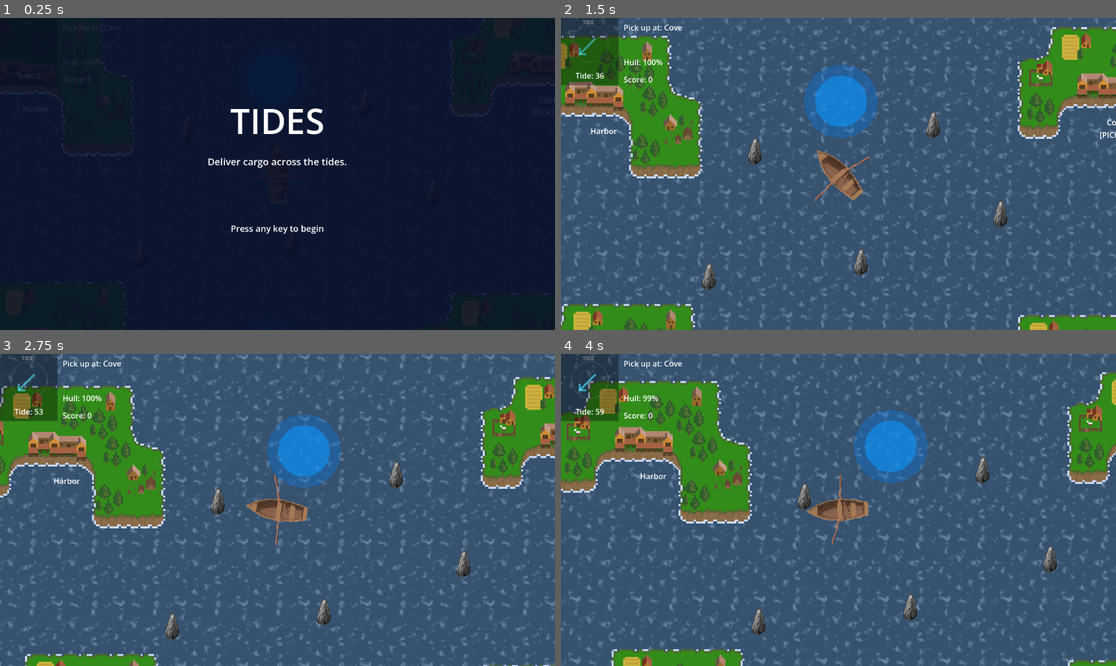
Above: before the commit, frames 1-4 (two rows, left to right).
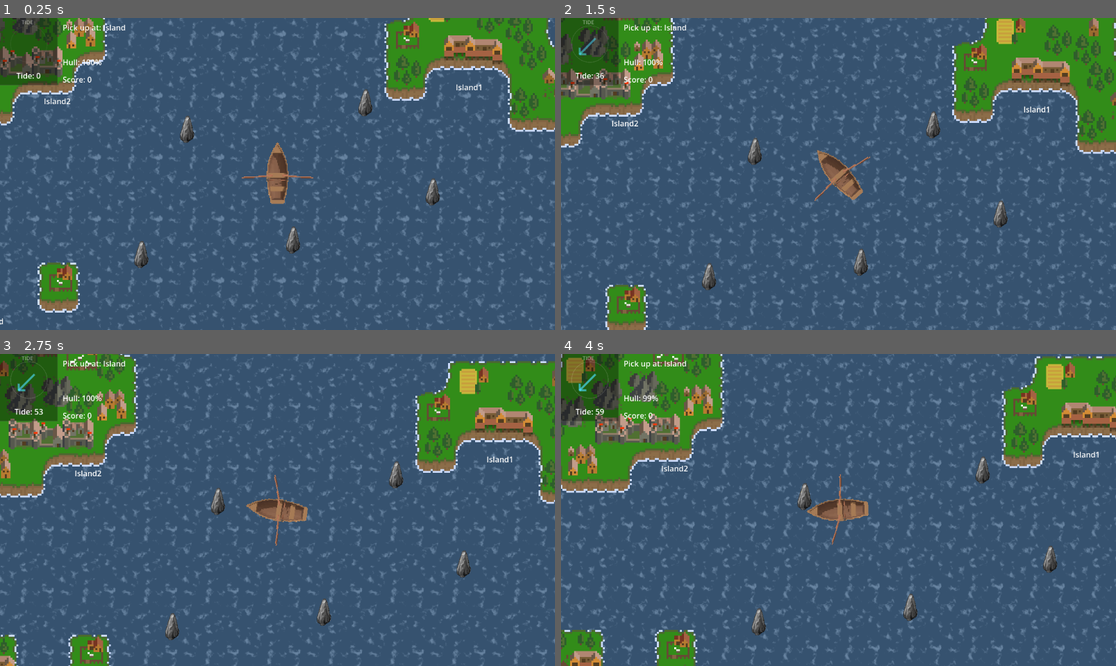
Above: after the commit, the same moments.

Repository: Sealeft/TidesJam
Game: Godot game, scene res://Scenes/world.tscn
The game is run twice, just before and just after one commit, with the same random seed, the same clock (stepped at 60 frames per second) and the same inputs. The engine's default icon, where the game draws it, is replaced by a stand-in: a white triangle on a blue panel in a dark square.
Inputs (mouse positions are in pixels of both pictures, inside the frame that each line leads up to):
- Up to frame 1 (0.25 s): no input
- Up to frame 2 (1.5 s): tap Enter at 0.5 s; move the mouse to (960, 158) at 0.52 s; hold D (move_right) 0.53-1.25 s; click (960, 158) at 0.67 s; drag from (727, 189) to (838, 96) at 1.27 s
- Up to frame 3 (2.75 s): move the mouse to (333, 441) at 2.02 s; hold D (move_right) from 2.03 s (still down)
- Up to frame 4 (4 s): release D (move_right) at 2.75 s; drag from (810, 572) to (672, 463) at 2.77 s; move the mouse to (1005, 556) at 3.52 s; hold A (move_left) from 3.53 s (still down)

The runs differ from the first frame. In frame 1, 100% of the frame differs, in the area x 0-100%, y 0-100%; in frame 2, 30%; in frame 3, 30%; in frame 4, 31%.

Commit message:
Unique Islands

Diff:
--- a/tides-jam/Scenes/Island.tscn
+++ b/tides-jam/Scenes/Island.tscn
@@ -1,7 +1,6 @@
 [gd_scene format=3 uid="uid://deixh30fjhnhv"]
 
 [ext_resource type="Script" uid="uid://bsev4irdxtuku" path="res://Scenes/island.gd" id="1_isl00"]
-[ext_resource type="Texture2D" uid="uid://c4bg5s7f6t618" path="res://Art/IslandSprite1.png" id="2_3es8w"]
 
 [sub_resource type="CircleShape2D" id="CircleShape2D_0"]
 radius = 82.006096
@@ -11,7 +10,6 @@
 
 [node name="Sprite2D" type="Sprite2D" parent="." unique_id=657449277]
 scale = Vector2(4, 4)
-texture = ExtResource("2_3es8w")
 
 [node name="Body" type="StaticBody2D" parent="." unique_id=1038371373]
 
--- /dev/null
+++ b/tides-jam/Scenes/Islands/Island1.tscn
@@ -0,0 +1,48 @@
+[gd_scene format=3 uid="uid://cknog38yt3v5u"]
+
+[ext_resource type="PackedScene" uid="uid://deixh30fjhnhv" path="res://Scenes/Island.tscn" id="1_gbxhm"]
+[ext_resource type="Texture2D" uid="uid://c4bg5s7f6t618" path="res://Art/IslandSprite1.png" id="2_xkesb"]
+
+[sub_resource type="RectangleShape2D" id="RectangleShape2D_gbxhm"]
+size = Vector2(333, 96)
+
+[sub_resource type="RectangleShape2D" id="RectangleShape2D_xkesb"]
+size = Vector2(144, 155)
+
+[sub_resource type="RectangleShape2D" id="RectangleShape2D_2lq4q"]
+size = Vector2(77, 61)
+
+[sub_resource type="RectangleShape2D" id="RectangleShape2D_e8ec8"]
+size = Vector2(272, 73)
+
+[node name="Island" unique_id=330354515 instance=ExtResource("1_gbxhm")]
+island_name = "Island1"
+
+[node name="Sprite2D" parent="." index="0" unique_id=657449277]
+texture = ExtResource("2_xkesb")
+
+[node name="CollisionShape2D" type="CollisionShape2D" parent="Body" parent_id_path=PackedInt32Array(1038371373) index="0" unique_id=767997807]
+position = Vector2(-31.5, -16)
+shape = SubResource("RectangleShape2D_gbxhm")
+
+[node name="CollisionShape2D2" type="CollisionShape2D" parent="Body" parent_id_path=PackedInt32Array(1038371373) index="1" unique_id=1016311814]
+position = Vector2(125, 77.5)
+shape = SubResource("RectangleShape2D_xkesb")
+
+[node name="CollisionShape2D3" type="CollisionShape2D" parent="Body" parent_id_path=PackedInt32Array(1038371373) index="2" unique_id=2001507716]
+position = Vector2(-159.5, 60.5)
+shape = SubResource("RectangleShape2D_2lq4q")
+
+[node name="CollisionShape2D4" type="CollisionShape2D" parent="Body" parent_id_path=PackedInt32Array(1038371373) index="3" unique_id=536999695]
+position = Vector2(0, -99.5)
+shape = SubResource("RectangleShape2D_e8ec8")
+
+[node name="DockZone" parent="." index="2" unique_id=2123998792]
+visible = true
+position = Vector2(-23, 57)
+
+[node name="StatusLabel" parent="." index="3" unique_id=854552533]
+offset_left = -98.0
+offset_top = 56.0
+offset_right = 42.0
+offset_bottom = 86.0
--- /dev/null
+++ b/tides-jam/Scenes/Islands/Island2.tscn
@@ -0,0 +1,48 @@
+[gd_scene format=3 uid="uid://s0wvebi88b0u"]
+
+[ext_resource type="PackedScene" uid="uid://deixh30fjhnhv" path="res://Scenes/Island.tscn" id="1_887v2"]
+[ext_resource type="Texture2D" uid="uid://dtfdbnjk6mrlp" path="res://Art/IslandSprite2.png" id="2_m378q"]
+
+[sub_resource type="RectangleShape2D" id="RectangleShape2D_m378q"]
+size = Vector2(336, 161)
+
+[sub_resource type="RectangleShape2D" id="RectangleShape2D_d7at8"]
+size = Vector2(333, 164)
+
+[sub_resource type="RectangleShape2D" id="RectangleShape2D_4nmkg"]
+size = Vector2(208, 64)
+
+[sub_resource type="RectangleShape2D" id="RectangleShape2D_ns76p"]
+size = Vector2(148, 73)
+
+[node name="Island2" unique_id=330354515 instance=ExtResource("1_887v2")]
+island_name = "Island2"
+
+[node name="Sprite2D" parent="." index="0" unique_id=657449277]
+texture = ExtResource("2_m378q")
+
+[node name="CollisionShape2D" type="CollisionShape2D" parent="Body" parent_id_path=PackedInt32Array(1038371373) index="0" unique_id=1612913316]
+position = Vector2(-32, 8.5)
+shape = SubResource("RectangleShape2D_m378q")
+
+[node name="CollisionShape2D2" type="CollisionShape2D" parent="Body" parent_id_path=PackedInt32Array(1038371373) index="1" unique_id=1854759024]
+position = Vector2(32.5, -53)
+shape = SubResource("RectangleShape2D_d7at8")
+
+[node name="CollisionShape2D3" type="CollisionShape2D" parent="Body" parent_id_path=PackedInt32Array(1038371373) index="2" unique_id=31262614]
+position = Vector2(32, -167)
+shape = SubResource("RectangleShape2D_4nmkg")
+
+[node name="CollisionShape2D4" type="CollisionShape2D" parent="Body" parent_id_path=PackedInt32Array(1038371373) index="3" unique_id=176273994]
+position = Vector2(-66, 123.5)
+shape = SubResource("RectangleShape2D_ns76p")
+
+[node name="DockZone" parent="." index="2" unique_id=2123998792]
+visible = true
+position = Vector2(72, 106)
+
+[node name="StatusLabel" parent="." index="3" unique_id=854552533]
+offset_left = 31.0
+offset_top = 98.0
+offset_right = 171.0
+offset_bottom = 128.0
--- /dev/null
+++ b/tides-jam/Scenes/Islands/Island3.tscn
@@ -0,0 +1,62 @@
+[gd_scene format=3 uid="uid://bqb1wpkcu75n8"]
+
+[ext_resource type="PackedScene" uid="uid://deixh30fjhnhv" path="res://Scenes/Island.tscn" id="1_88n21"]
+[ext_resource type="Texture2D" uid="uid://cophhyng1nlpj" path="res://Art/IslandSprite3.png" id="2_048n8"]
+
+[sub_resource type="RectangleShape2D" id="RectangleShape2D_048n8"]
+size = Vector2(80, 100)
+
+[sub_resource type="RectangleShape2D" id="RectangleShape2D_kb6ko"]
+size = Vector2(144, 96)
+
+[sub_resource type="RectangleShape2D" id="RectangleShape2D_5xscb"]
+resource_local_to_scene = true
+size = Vector2(80, 72)
+
+[sub_resource type="RectangleShape2D" id="RectangleShape2D_rndge"]
+size = Vector2(80, 169)
+
+[sub_resource type="RectangleShape2D" id="RectangleShape2D_f5p3i"]
+size = Vector2(208, 100)
+
+[sub_resource type="RectangleShape2D" id="RectangleShape2D_lsee0"]
+size = Vector2(92, 112)
+
+[node name="Island3" unique_id=330354515 instance=ExtResource("1_88n21")]
+
+[node name="Sprite2D" parent="." index="0" unique_id=657449277]
+texture = ExtResource("2_048n8")
+
+[node name="CollisionShape2D" type="CollisionShape2D" parent="Body" parent_id_path=PackedInt32Array(1038371373) index="0" unique_id=1722457532]
+position = Vector2(96, -150)
+shape = SubResource("RectangleShape2D_048n8")
+
+[node name="CollisionShape2D2" type="CollisionShape2D" parent="Body" parent_id_path=PackedInt32Array(1038371373) index="1" unique_id=1213614359]
+position = Vector2(-128, -152)
+shape = SubResource("RectangleShape2D_kb6ko")
+
+[node name="CollisionShape2D3" type="CollisionShape2D" parent="Body" parent_id_path=PackedInt32Array(1038371373) index="2" unique_id=676636701]
+position = Vector2(-160, -72)
+shape = SubResource("RectangleShape2D_5xscb")
+
+[node name="CollisionShape2D4" type="CollisionShape2D" parent="Body" parent_id_path=PackedInt32Array(1038371373) index="3" unique_id=805381606]
+position = Vector2(-96, 76.5)
+shape = SubResource("RectangleShape2D_rndge")
+
+[node name="CollisionShape2D5" type="CollisionShape2D" parent="Body" parent_id_path=PackedInt32Array(1038371373) index="4" unique_id=638338952]
+position = Vector2(32, 171)
+shape = SubResource("RectangleShape2D_f5p3i")
+
+[node name="CollisionShape2D6" type="CollisionShape2D" parent="Body" parent_id_path=PackedInt32Array(1038371373) index="5" unique_id=789317819]
+position = Vector2(-38, 116)
+shape = SubResource("RectangleShape2D_lsee0")
+
+[node name="DockZone" parent="." index="2" unique_id=2123998792]
+visible = true
+position = Vector2(-91, -79)
+
+[node name="StatusLabel" parent="." index="3" unique_id=854552533]
+offset_left = -111.0
+offset_top = -90.0
+offset_right = 29.0
+offset_bottom = -60.0
--- a/tides-jam/Scenes/water_shader.gdshader
+++ b/tides-jam/Scenes/water_shader.gdshader
@@ -1,4 +1,3 @@
-
 shader_type canvas_item;
 
 uniform sampler2D SCREEN_TEXTURE : hint_screen_texture, repeat_enable, filter_nearest;
--- a/tides-jam/Scenes/world.tscn
+++ b/tides-jam/Scenes/world.tscn
@@ -4,10 +4,12 @@
 [ext_resource type="PackedScene" uid="uid://blxhgqgobhcow" path="res://Scenes/boat.tscn" id="1_a02cp"]
 [ext_resource type="Texture2D" uid="uid://d32ddf0n8p3rf" path="res://Art/icon.svg" id="2_go701"]
 [ext_resource type="Script" uid="uid://b0ry7615j38sa" path="res://Scenes/tide_hud.gd" id="3_hud0"]
-[ext_resource type="PackedScene" uid="uid://deixh30fjhnhv" path="res://Scenes/Island.tscn" id="5_isle0"]
+[ext_resource type="PackedScene" uid="uid://cknog38yt3v5u" path="res://Scenes/Islands/Island1.tscn" id="3_k7acu"]
 [ext_resource type="Shader" uid="uid://cl2oi3107qrk5" path="res://Scenes/water_shader.gdshader" id="6_k7acu"]
 [ext_resource type="PackedScene" uid="uid://dtemxbf54v81o" path="res://Scenes/rock.tscn" id="6_rock0"]
 [ext_resource type="PackedScene" uid="uid://cubermhr67bp8" path="res://Scenes/whirlpool.tscn" id="7_whirl"]
+[ext_resource type="PackedScene" uid="uid://s0wvebi88b0u" path="res://Scenes/Islands/Island2.tscn" id="9_5v1tr"]
+[ext_resource type="PackedScene" uid="uid://bqb1wpkcu75n8" path="res://Scenes/Islands/Island3.tscn" id="10_0fj1v"]
 
 [sub_resource type="FastNoiseLite" id="FastNoiseLite_k7acu"]
 
@@ -47,21 +49,8 @@
 position = Vector2(577, 315)
 cargo_mass = 0.75
 
-[node name="Harbor" parent="." unique_id=2091609734 instance=ExtResource("5_isle0")]
-position = Vector2(76, 118)
-island_name = "Harbor"
-
-[node name="Cove" parent="." unique_id=503571318 instance=ExtResource("5_isle0")]
-position = Vector2(1139, 100)
-island_name = "Cove"
-
-[node name="Reef" parent="." unique_id=872865910 instance=ExtResource("5_isle0")]
-position = Vector2(125, 675)
-island_name = "Reef"
-
-[node name="Shoal" parent="." unique_id=753239633 instance=ExtResource("5_isle0")]
-position = Vector2(1072, 698)
-island_name = "Shoal"
+[node name="Island1" parent="." unique_id=330354515 instance=ExtResource("3_k7acu")]
+position = Vector2(1003, 67)
 
 [node name="Rock1" parent="." unique_id=1864561052 instance=ExtResource("6_rock0")]
 position = Vector2(390, 230)
@@ -79,10 +68,10 @@
 position = Vector2(900, 360)
 
 [node name="Whirlpool1" parent="." unique_id=1138843827 instance=ExtResource("7_whirl")]
-position = Vector2(568, 118)
+position = Vector2(559, -227)
 
 [node name="Whirlpool2" parent="." unique_id=509156178 instance=ExtResource("7_whirl")]
-position = Vector2(559, 690)
+position = Vector2(699, 1004)
 
 [node name="WaterLayer" type="CanvasLayer" parent="." unique_id=698679777]
 layer = -3
@@ -94,10 +83,10 @@
 anchors_preset = 15
 anchor_right = 1.0
 anchor_bottom = 1.0
-offset_left = -915.0
-offset_top = -1070.0
-offset_right = 933.0
-offset_bottom = 1282.0
+offset_left = -934.0
+offset_top = -1224.0
+offset_right = 914.0
+offset_bottom = 1128.0
 grow_horizontal = 2
 grow_vertical = 2
 texture = ExtResource("2_go701")
@@ -157,6 +146,7 @@
 
 [node name="MenuLayer" type="CanvasLayer" parent="." unique_id=435197973]
 layer = 10
+visible = false
 
 [node name="StartScreen" type="ColorRect" parent="MenuLayer" unique_id=1672337272]
 anchors_preset = 15
@@ -258,3 +248,9 @@
 theme_override_font_sizes/font_size = 18
 text = "Press any key to restart"
 horizontal_alignment = 1
+
+[node name="Island2" parent="." unique_id=570782506 instance=ExtResource("9_5v1tr")]
+position = Vector2(19, 54)
+
+[node name="Island3" parent="." unique_id=309626073 instance=ExtResource("10_0fj1v")]
+position = Vector2(27, 699)
Binary file added: tides-jam/Art/IslandSprite2.aseprite
Binary file added: tides-jam/Art/IslandSprite2.png
Not shown, added: tides-jam/Art/IslandSprite2.png.import
Binary file added: tides-jam/Art/IslandSprite3.png
Not shown, added: tides-jam/Art/IslandSprite3.png.import
